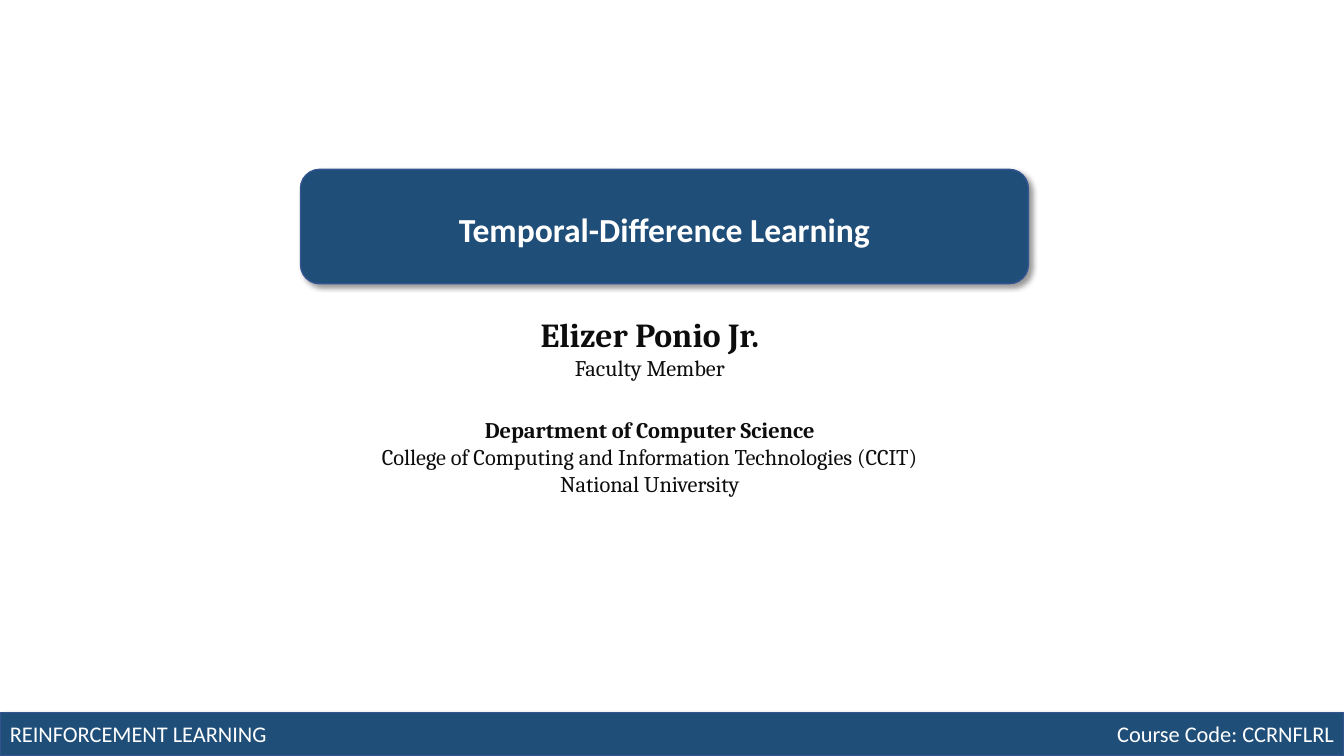
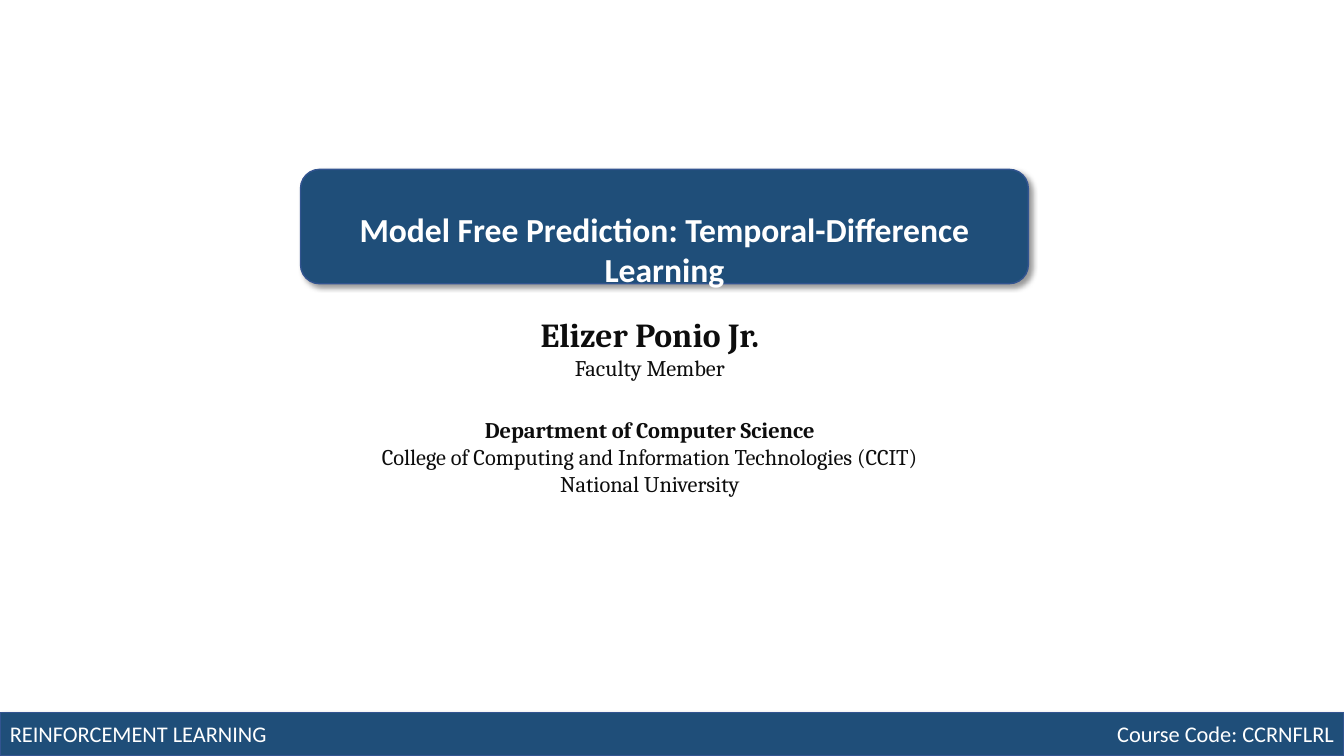
Before and after one commit to robitussin/CCRNFLRL, a slide deck: slide 1 of week_9-10/Module 7 - Temporal Difference Learning.pptx. Drawn at 1344x756 pixels with LibreOffice and Linux fonts; fonts in the diff are those of the drawing. Boxes give left, top, right and bottom in pixels: in the first picture for what was removed or moved away, otherwise in the second. Text is boxed around its words. In the diff, an @@ line names an element or a change of style, - is before the commit and + after.

```diff
--- a/week_9-10/Module 7 - Temporal Difference Learning.pptx
+++ b/week_9-10/Module 7 - Temporal Difference Learning.pptx
@@ text at (360, 218, 969, 291): text changed @@
-Temporal-Difference Learning
+Model Free Prediction: Temporal-Difference Learning
```
Also in this commit, not shown: 1 other slide changed, 6 slides added.
